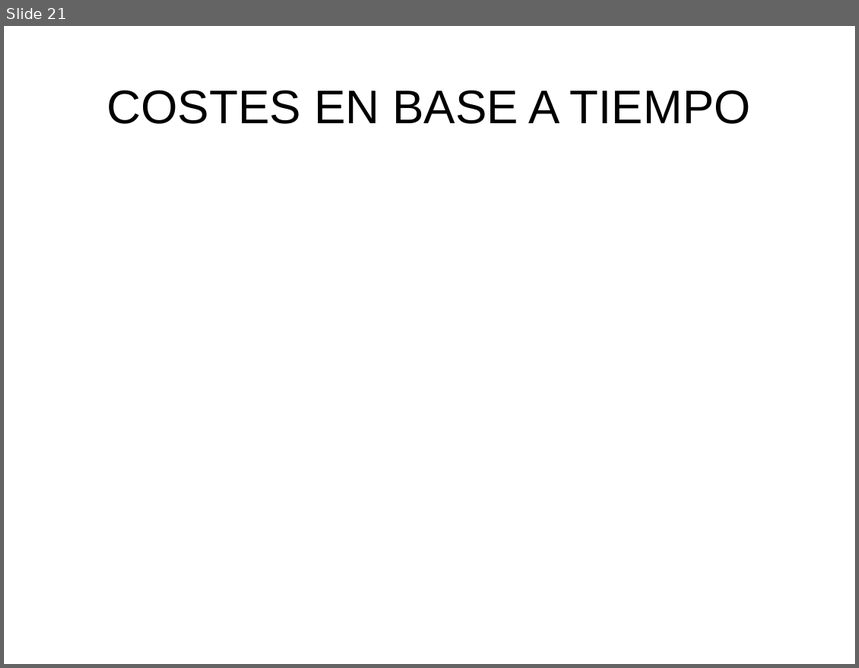
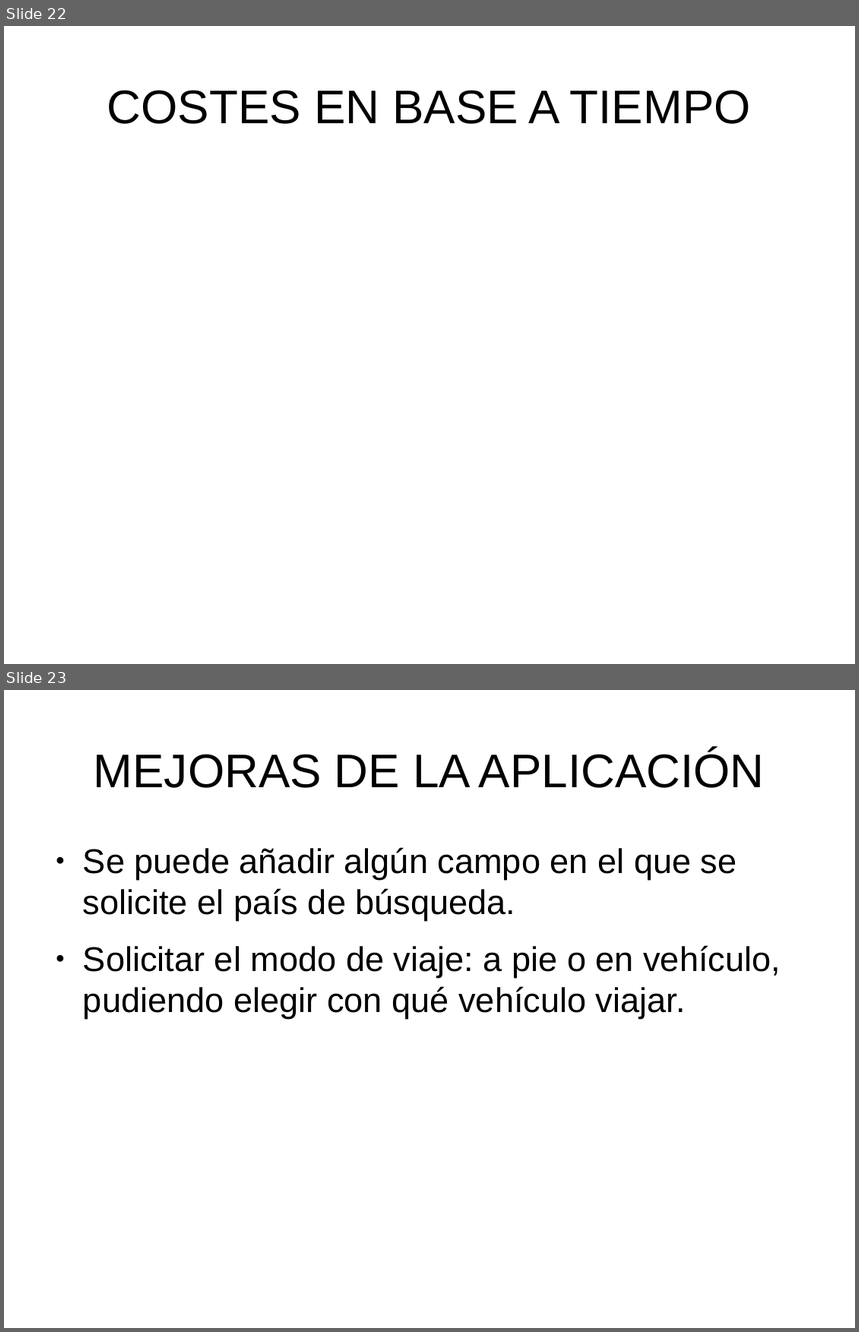
Before and after one commit to PatriiML11/ProyectoWeb, a slide deck: doc/Documentos/Presentacion.odp. Shown one above the other, each under a label of ours: slide 21 before the commit, slides 22 and 23 after it. The pictures are 859x668 and 859x1332 pixels, drawn with LibreOffice and Linux fonts; fonts in the diff are those of the drawing. Boxes give left, top, right and bottom in pixels: in the first picture for what was removed or moved away, otherwise in the second. Text is boxed around its words. In the diff, an @@ line names an element or a change of style, - is before the commit and + after.

```diff
--- a/doc/Documentos/Presentacion.odp
+++ b/doc/Documentos/Presentacion.odp
@@ slide 23 added at [4, 690, 855, 1328], background #FFFFFF @@
@@ title added at [94, 749, 765, 788], 44 pt, text #000000 @@
+MEJORAS DE LA APLICACIÓN
@@ text added at [83, 847, 781, 1018], 32 pt, text #000000 @@
+● Se puede añadir algún campo en el que se solicite el país de búsqueda.
+● Solicitar el modo de viaje: a pie o en vehículo, pudiendo elegir con qué vehículo viajar.
@@ what was slide 21 is now slide 22 @@
```
Also in this commit, not shown: 4 slides changed, 1 other slide added, 16 other files.
